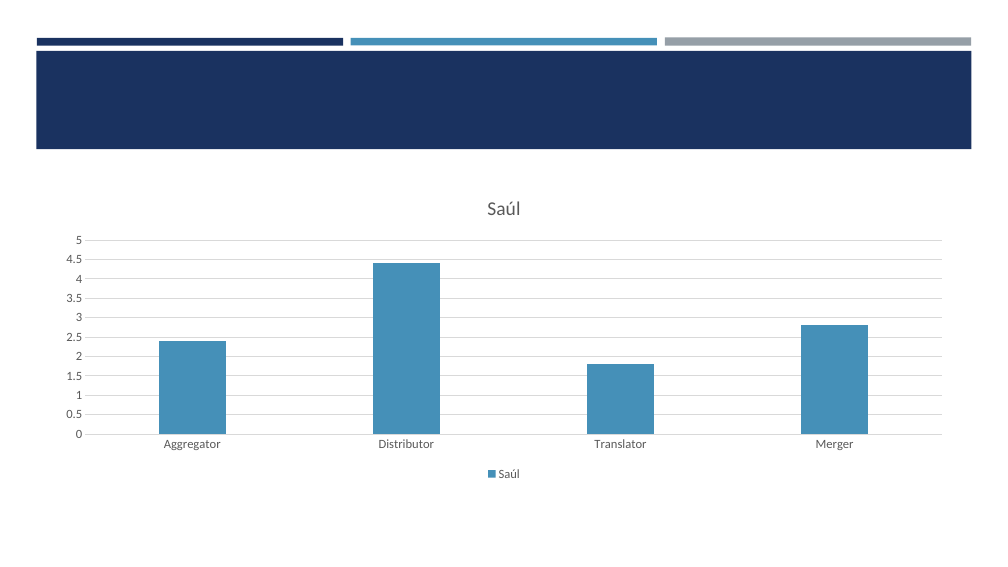
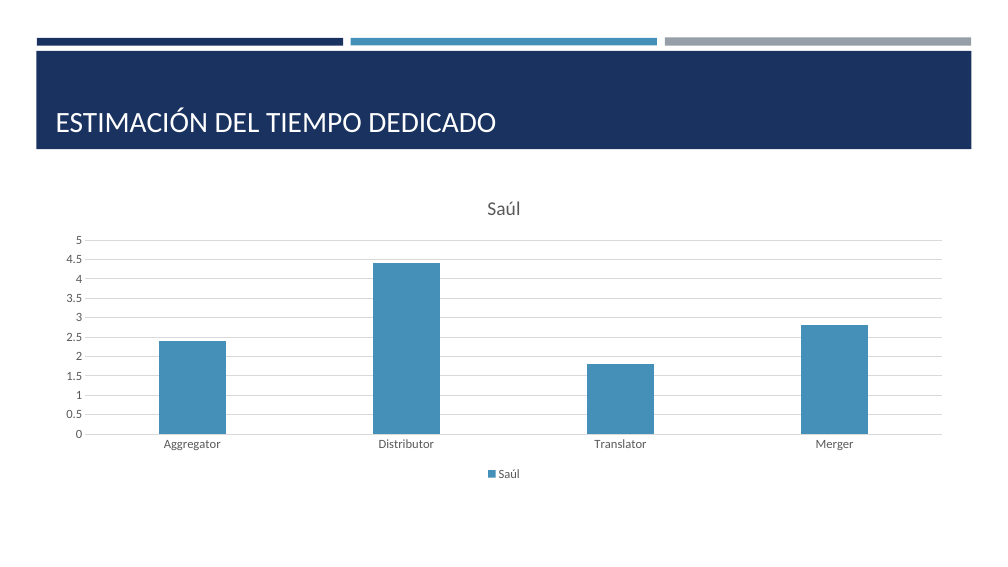
Before and after one commit to SaulRC1/Integracion-de-la-informacion-y-aplicaciones, a slide deck: slide 7 of Practicas/Practica 1 - Implementacion CAFE/documentation/Presentacion DSL + Cafe.pptx. Drawn at 1008x567 pixels with LibreOffice and Linux fonts; fonts in the diff are those of the drawing. Boxes give left, top, right and bottom in pixels: in the first picture for what was removed or moved away, otherwise in the second. Text is boxed around its words. In the diff, an @@ line names an element or a change of style, - is before the commit and + after.

```diff
--- a/Practicas/Practica 1 - Implementacion CAFE/documentation/Presentacion DSL + Cafe.pptx
+++ b/Practicas/Practica 1 - Implementacion CAFE/documentation/Presentacion DSL + Cafe.pptx
@@ title added at bbox=[56, 107, 496, 133], 28 pt, text #FFFFFF @@
+ESTIMACIÓN DEL TIEMPO DEDICADO
```
Also in this commit, not shown: 1 other slide changed.
